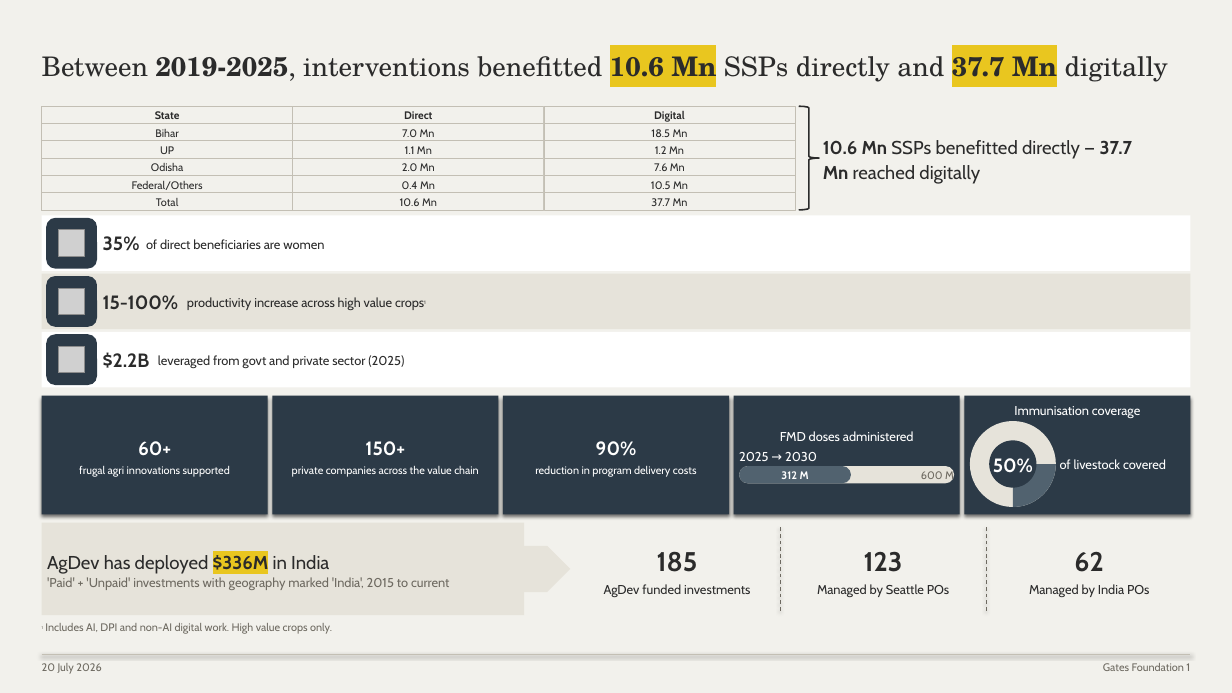
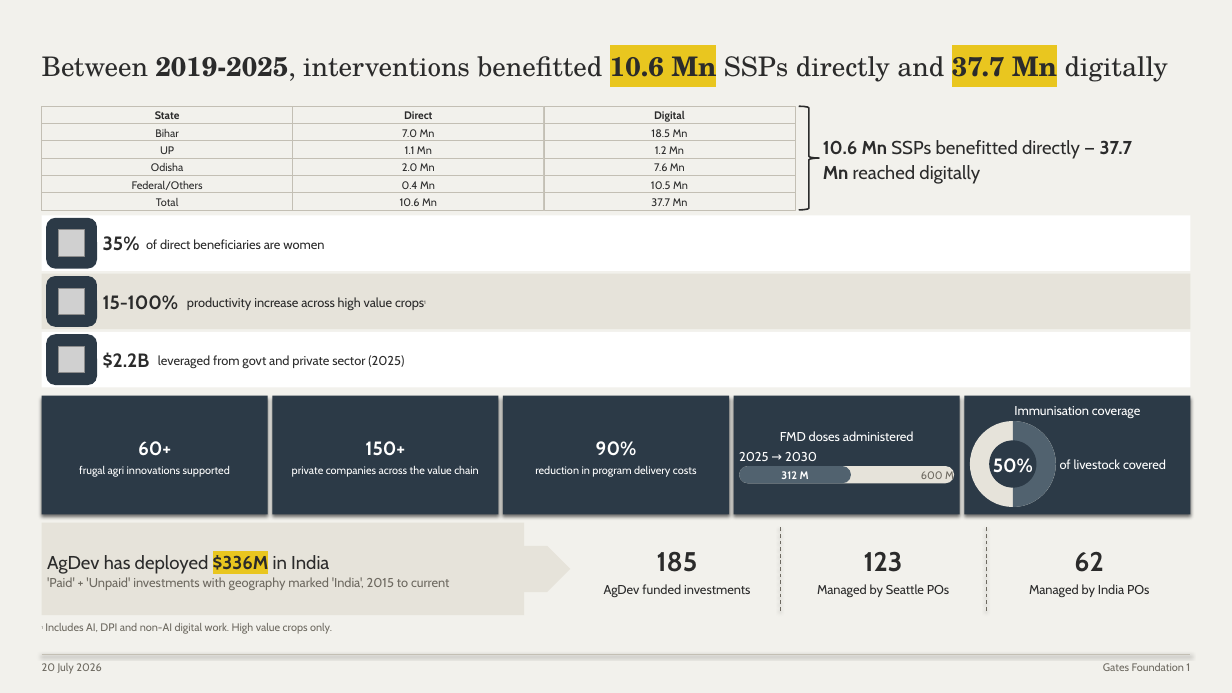
Before and after one commit to addiskers/pptv1, a slide deck: slide 1 of eval/out/gates_slide4.pptx. Drawn at 1232x693 pixels with LibreOffice and Linux fonts; fonts in the diff are those of the drawing; grey boxes stand for pictures. Boxes give left, top, right and bottom in pixels: in the first picture for what was removed or moved away, otherwise in the second. Text is boxed around its words. In the diff, an @@ line names an element or a change of style, - is before the commit and + after.

```diff
--- a/eval/out/gates_slide4.pptx
+++ b/eval/out/gates_slide4.pptx
@@ pie slice (boxed as its full ellipse) at [970,421,1056,507]: proportions changed @@
```
Also in this commit, not shown: 44 other files.
